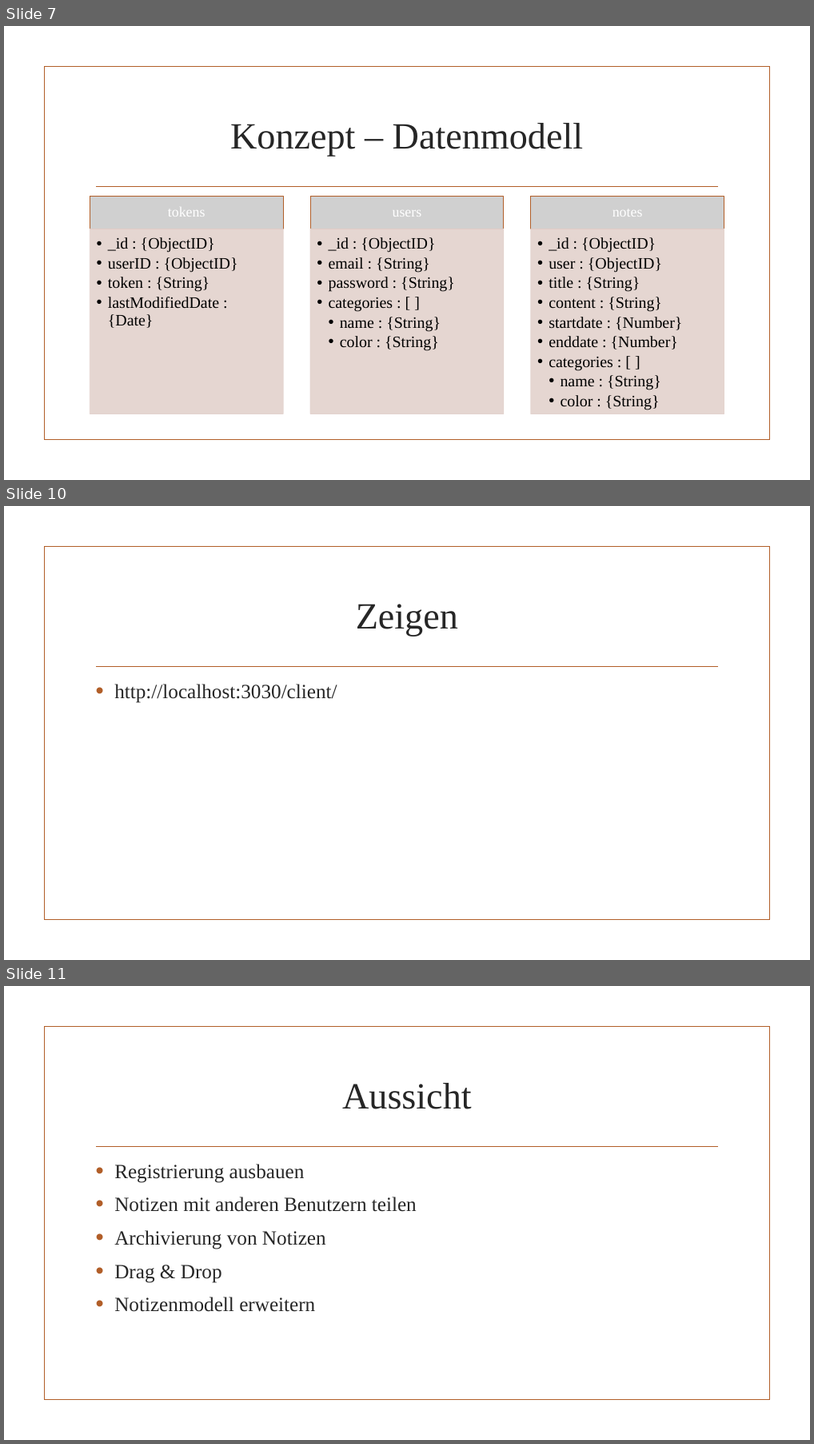
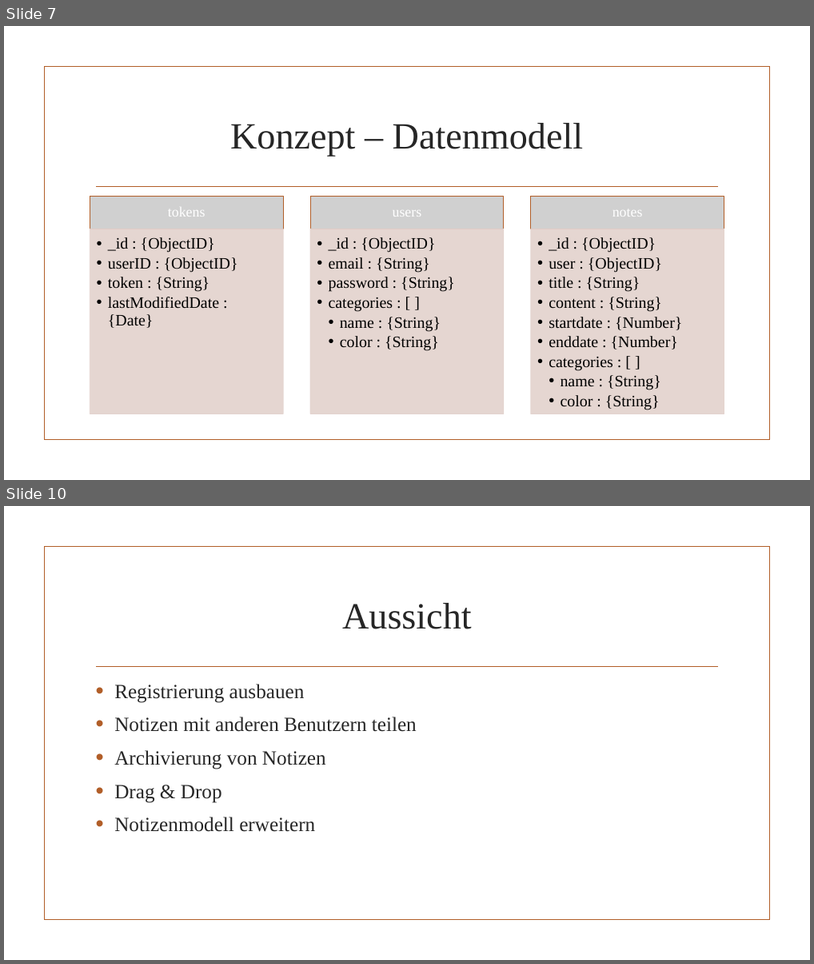
Before and after one commit to dertieran/MEAN-Notes, a slide deck: doc/Präsentation/MEAN Notes.pptx. Shown one above the other, each under a label of ours: slides 7, 10 and 11 before the commit, slides 7 and 10 after it; the slides between them are not shown. The pictures are 814x1444 and 814x964 pixels, drawn with LibreOffice and Linux fonts; fonts in the diff are those of the drawing; grey boxes stand for pictures; background and template pictures are left out. Boxes give left, top, right and bottom in pixels: in the first picture for what was removed or moved away, otherwise in the second. Text is boxed around its words. In the diff, an @@ line names an element or a change of style, - is before the commit and + after.

```diff
--- a/doc/Präsentation/MEAN Notes.pptx
+++ b/doc/Präsentation/MEAN Notes.pptx
@@ slide 10 removed at box(4, 506, 810, 960), background picture (left out); not listed: 2 template elements that a slide beside it also shows @@
@@ title removed at box(356, 604, 458, 636) @@
-Zeigen
@@ text removed at box(114, 684, 337, 703) @@
-• http://localhost:3030/client/
@@ what was slide 11 is now slide 10 @@
```
Also in this commit, not shown: 1 slide changed, 2 slides added, 2 other slides removed.
